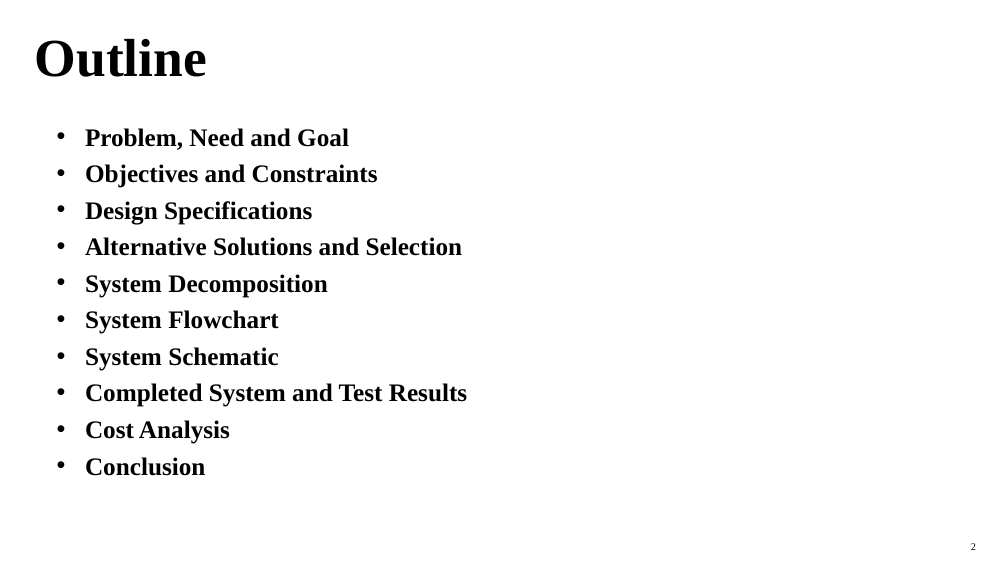
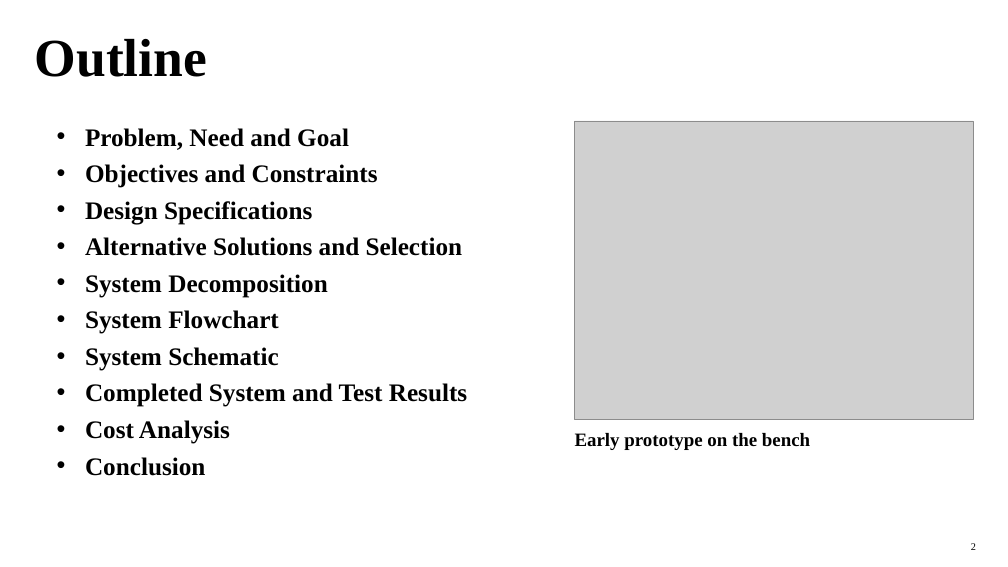
Before and after one commit to TjTheDj2011/esdl-warehouse-ventilation, a slide deck: slide 2 of presentation/ESDL_Project1_Presentation.pptx. Drawn at 1008x567 pixels with LibreOffice and Linux fonts; fonts in the diff are those of the drawing; grey boxes stand for pictures. Boxes give left, top, right and bottom in pixels: in the first picture for what was removed or moved away, otherwise in the second. Text is boxed around its words. In the diff, an @@ line names an element or a change of style, - is before the commit and + after.

```diff
--- a/presentation/ESDL_Project1_Presentation.pptx
+++ b/presentation/ESDL_Project1_Presentation.pptx
@@ picture added at bbox=[575, 121, 973, 420] @@
@@ text added at bbox=[575, 433, 810, 450], 18 pt, text #000000, bold @@
+Early prototype on the bench
```
Also in this commit, not shown: 1 other slide changed, 1 other file.
